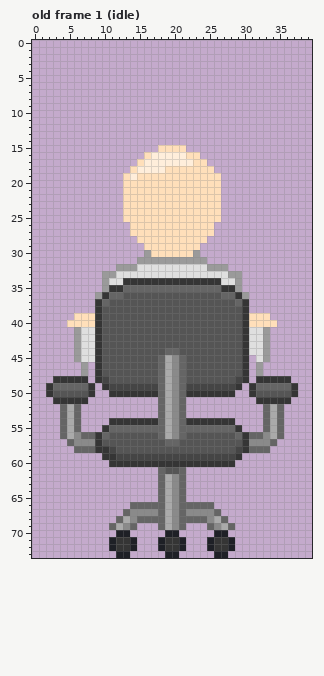
Pixel-art file, stored at art/character.aseprite. That is the earlier state.
40x74 pixels, 1 frame. Shown: old frame 1 (idle).
The same view after the edit:
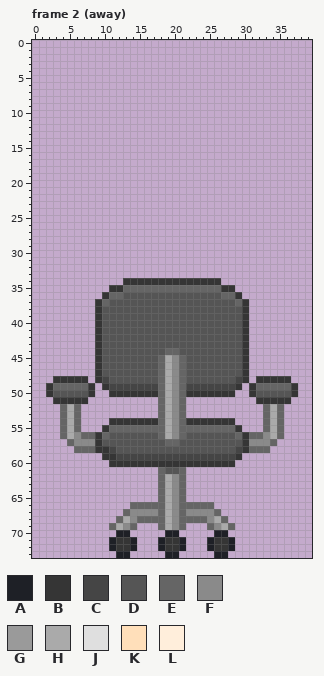
Palette (. is transparent): A #1e2026  B #353535  C #454545  D #555555  E #656565  F #8a8a8a  G #9a9a9a  H #aaaaaa  J #dfdfdf  K #ffdfba  L #ffeedb
A new or re-ordered frame is compared with the old frame closest to it.
The edit:
frames 1 -> 2
--- frame 2 (away) is new; against old frame 1 (idle), layer "character"
@@ x 0..39 @@
 14 ........................................
-15 ..................KKKK..................
-16 ................KLLLLLKK................
-17 ...............KLLLLLLLKK...............
-18 ..............KLLLLKKKKKKK..............
-19 .............KLKKKKKKKKKKKK.............
-20 .............KKKKKKKKKKKKKK.............
-21 .............KKKKKKKKKKKKKK.............
-22 .............KKKKKKKKKKKKKK.............
-23 .............KKKKKKKKKKKKKK.............
-24 .............KKKKKKKKKKKKKK.............
-25 .............KKKKKKKKKKKKKK.............
-26 ..............KKKKKKKKKKKK..............
-27 ..............KKKKKKKKKKKK..............
-28 ...............KKKKKKKKKK...............
-29 ................KKKKKKKK................
-30 ................GKKKKKKG................
-31 ...............GGGGGGGGGG...............
-32 ............GGGJJJJJJJJJJGGG............
-33 ..........GGJJJJJJJJJJJJJJJJGG..........
-34 ..........GJJBBBBBBBBBBBBBBJJG..........
-35 ..........GBBEEEEEEEEEEEEEEBBG..........
-36 .........GBEEDDDDDDDDDDDDDDEEBG.........
+15 ........................................
+16 ........................................
+17 ........................................
+18 ........................................
+19 ........................................
+20 ........................................
+21 ........................................
+22 ........................................
+23 ........................................
+24 ........................................
+25 ........................................
+26 ........................................
+27 ........................................
+28 ........................................
+29 ........................................
+30 ........................................
+31 ........................................
+32 ........................................
+33 ........................................
+34 .............BBBBBBBBBBBBBB.............
+35 ...........BBEEEEEEEEEEEEEEBB...........
+36 ..........BEEDDDDDDDDDDDDDDEEB..........
 37 .........BEDDDDDDDDDDDDDDDDDDEB.........
 38 .........BDDDDDDDDDDDDDDDDDDDDB.........
-39 ......KKKBDDDDDDDDDDDDDDDDDDDDBKKK......
-40 .....KKKKBDDDDDDDDDDDDDDDDDDDDBKKKK.....
-41 ......GJJBDDDDDDDDDDDDDDDDDDDDBJJG......
-42 ......GJJBDDDDDDDDDDDDDDDDDDDDBJJG......
-43 ......GJJBDDDDDDDDDDDDDDDDDDDDBJJG......
-44 ......GJJBDDDDDDDDDEEDDDDDDDDDBJJG......
-45 ......GJJBDDDDDDDDEHFEDDDDDDDDB.JG......
-46 .......G.BDDDDDDDDEHFEDDDDDDDDB.G.......
-47 .......G.BDDDDDDDDEHFEDDDDDDDDB.G.......
+39 .........BDDDDDDDDDDDDDDDDDDDDB.........
+40 .........BDDDDDDDDDDDDDDDDDDDDB.........
+41 .........BDDDDDDDDDDDDDDDDDDDDB.........
+42 .........BDDDDDDDDDDDDDDDDDDDDB.........
+43 .........BDDDDDDDDDDDDDDDDDDDDB.........
+44 .........BDDDDDDDDDEEDDDDDDDDDB.........
+45 .........BDDDDDDDDEHFEDDDDDDDDB.........
+46 .........BDDDDDDDDEHFEDDDDDDDDB.........
+47 .........BDDDDDDDDEHFEDDDDDDDDB.........
 48 ...BBBBB.BCDDDDDDDEHFEDDDDDDDCB.BBBBB...
Where, in picture pixels (left, top, right, bottom), the same in both pictures:
erased: (67, 145, 277, 376)
